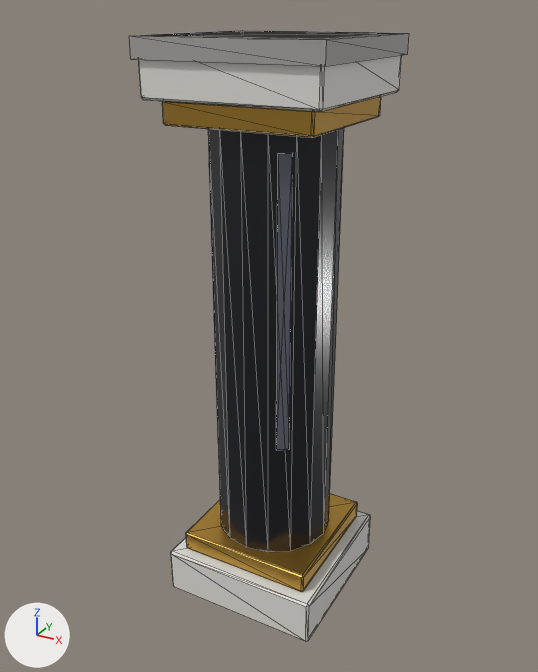
The glTF model assets/env/pillar_marble.glb, before and after one commit.
One viewpoint serves both versions: a 50 mm lens placed at (1.82, -3.37, 3.31), pointed at (-0.03, -0.01, 1.63). Lighting does not change. The marker at lower left points along +X, +Y and +Z. The first picture is the older version. Mesh edges are drawn as thin lines on the coarser meshes. Where no turn or scale is listed for an object, it has been applied to the vertices. Vertices at exactly the same position are counted once.

The first picture shows '_1', '_10', '_2', '_3', '_7', '_8', '_9' and 1 more.
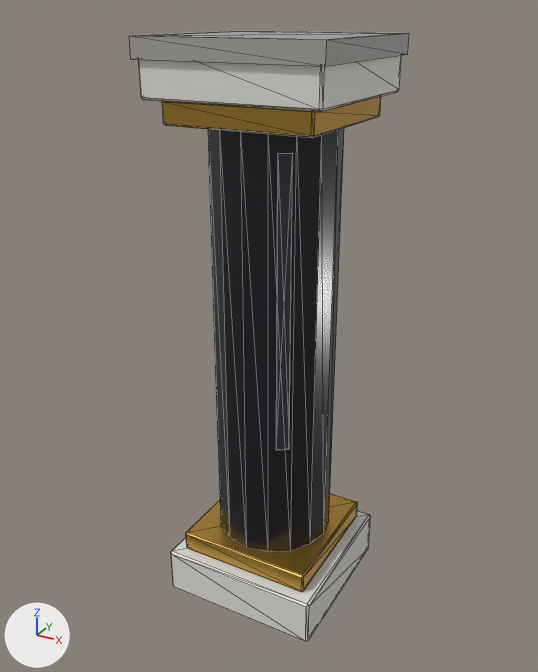
Where the change shows, as pixel boxes (x1, y1, x2, y2) in the pictures (538 x 672 px; the box of a moved part takes in the faces that stretch with it):
'_9', reshaped: before (139, 31, 402, 112); after (139, 55, 402, 112)
'_7', recoloured (grey to dark grey): (276, 153, 293, 450) in both
part 1 of me_me_008, moved or reshaped (not visible afterwards): before (150, 31, 392, 39)

Edits to the bpy script that builds the scene:
```text
Add mat_m_33353f_r30_m0:
    mat_m_33353f_r30_m0 = principled_material('m_33353f_r30_m0')
    mat_m_33353f_r30_m0.base_color = (0.029, 0.0316, 0.0461)  # dark grey #30323d
    mat_m_33353f_r30_m0.roughness = 0.3
Change me_me_006:
    where me_me_006.from_pydata(...)  # 8 vertices, 12 faces; spans x -0.03..0.03, y -0.02..0.02, z -0.8..0.8
    remove me_me_006.materials.append(mat_m_666876_r30_m0)  # grey #666877
    add me_me_006.materials.append(mat_m_33353f_r30_m0)  # dark grey #30323d
Change me_me_008:
    used by ob_9; location = (0.0, 0.0, 3.06)
    before: 4 (-0.458, -0.458, 0.14) at pixel (139, 35), 9 (-0.458, 0.458, 0.14) at pixel (242, 30), 15 (0.458, -0.458, 0.14) at pixel (322, 39), 21 (0.458, 0.458, 0.14) at pixel (400, 33)
    remove me_me_008.from_pydata(...)  # 24 vertices, 44 faces; spans x -0.47..0.47, y -0.47..0.47, z -0.14..0.14
    add me_me_008.from_pydata(...)  # 24 vertices, 44 faces; spans x -0.47..0.47, y -0.47..0.47, z -0.14..0.139
    me_me_008 part 1
    add for i in [4, 9, 15, 21]: me_me_008.vertices[i].co += Vector((0.0, 0.0, -0.001))
```
